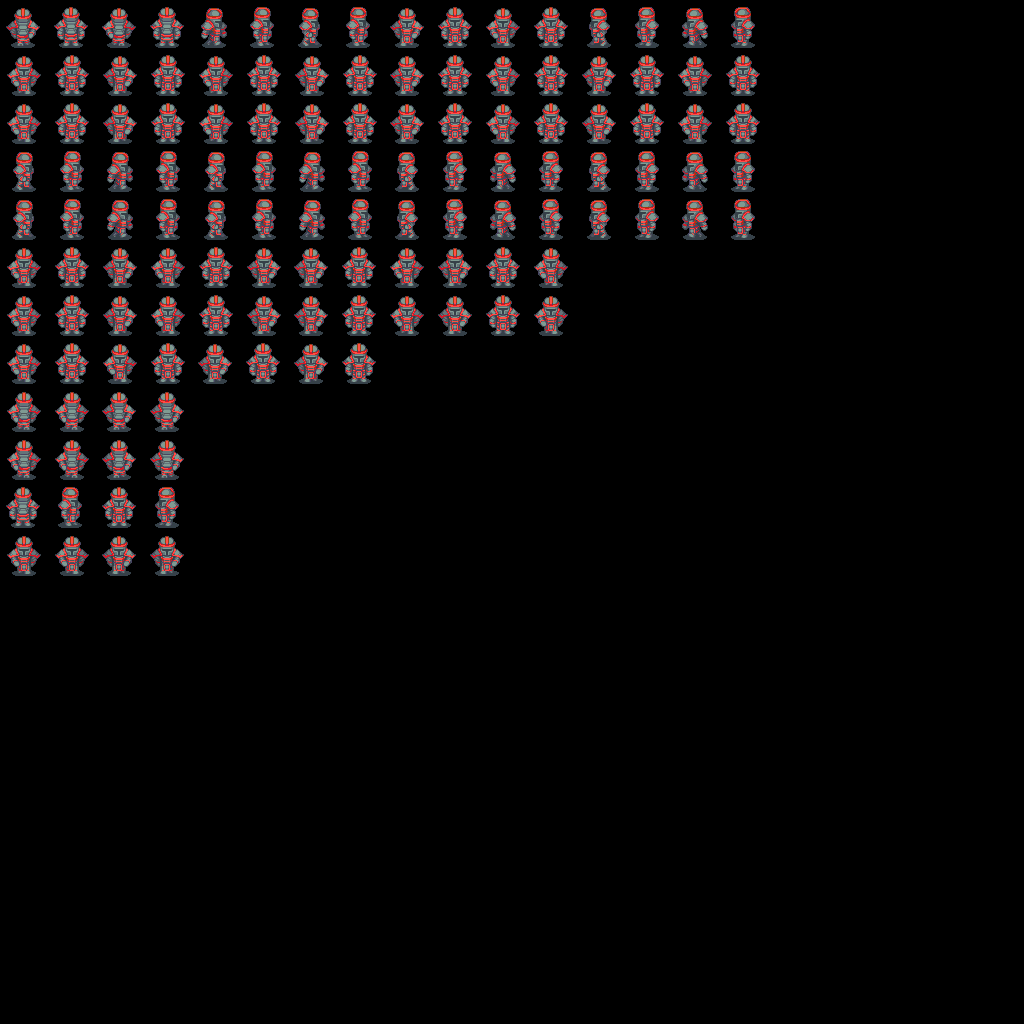
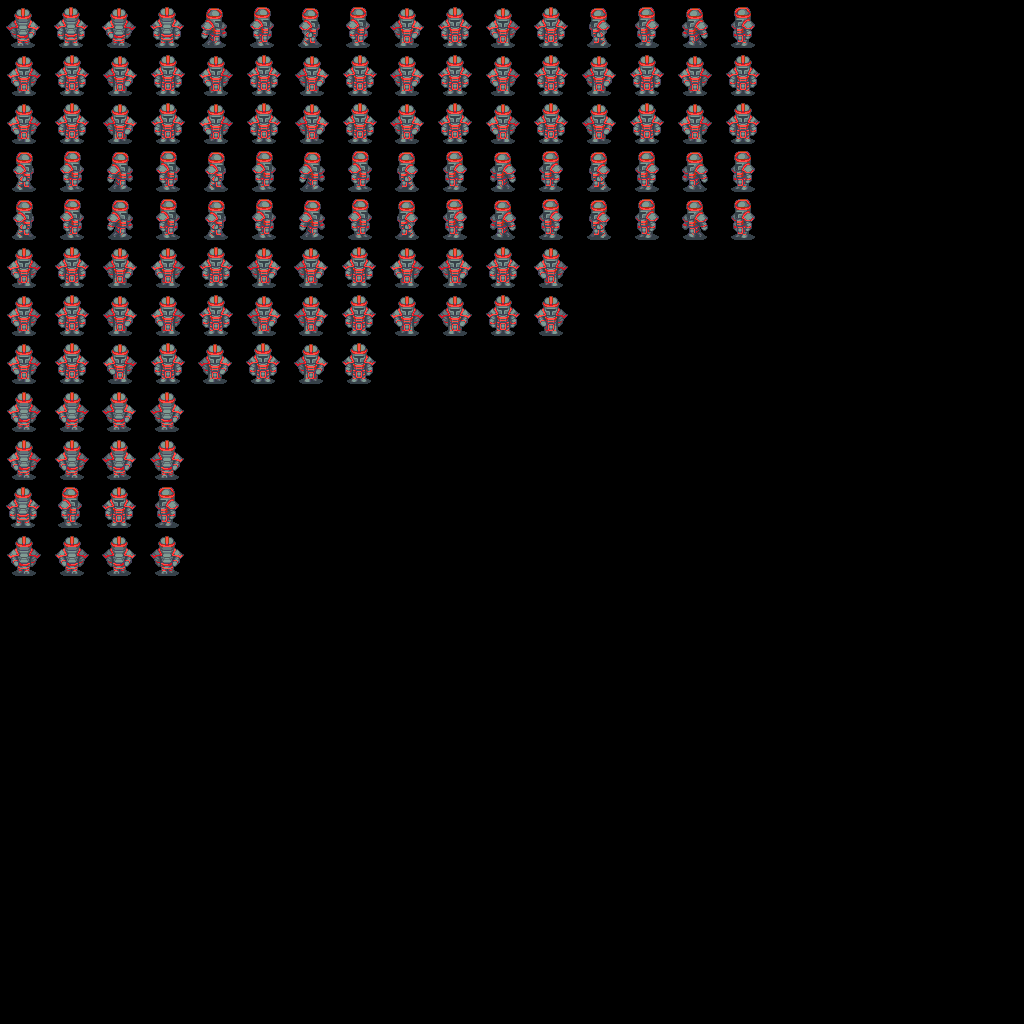
The second 1024 x 1024 image is a revision of the first. Changes to its layers:
painted on "Character" over (16, 547, 175, 574)
